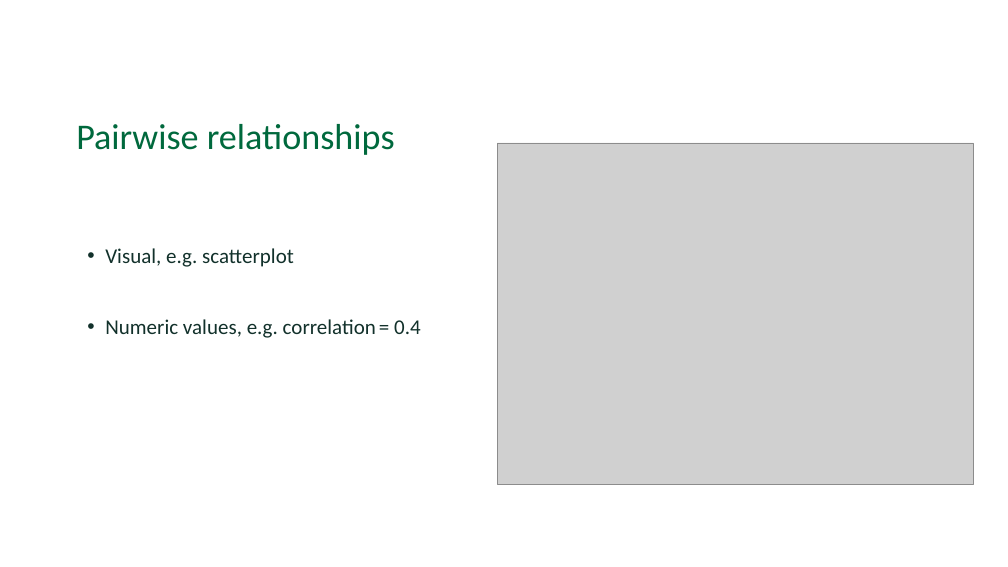
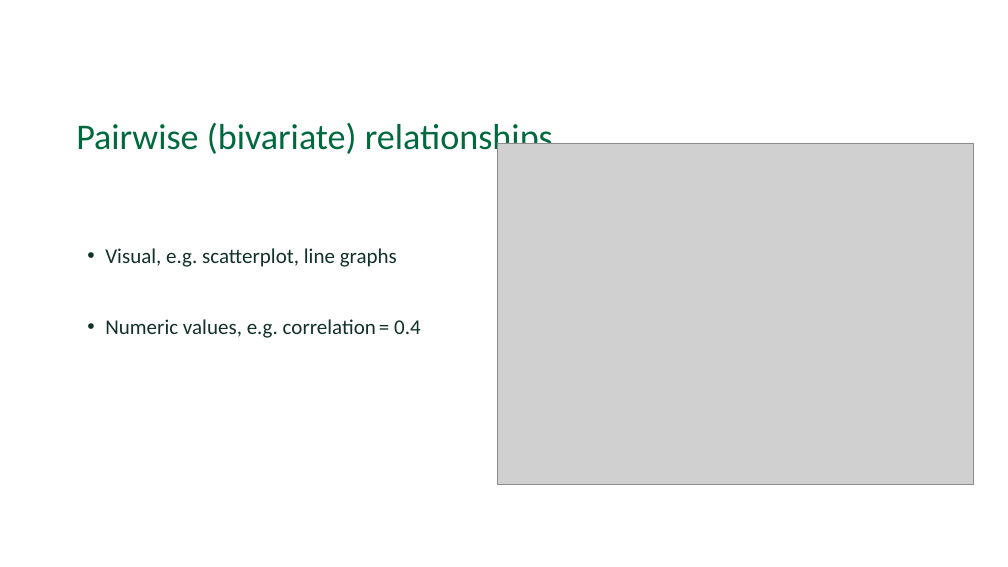
Before and after one commit to Dartmouth-Libraries/r_research-fundamentals_ws, a slide deck: slide 40 of slides/02a_Exploratory-Data-Analysis_EDA.pptx (slide 35 before the commit). Drawn at 1008x567 pixels with LibreOffice and Linux fonts; fonts in the diff are those of the drawing; grey boxes stand for pictures; background and template pictures are left out. Boxes give left, top, right and bottom in pixels: in the first picture for what was removed or moved away, otherwise in the second. Text is boxed around its words. In the diff, an @@ line names an element or a change of style, - is before the commit and + after.

Commit message:
2a EDA slide updates

```diff
--- a/slides/02a_Exploratory-Data-Analysis_EDA.pptx
+++ b/slides/02a_Exploratory-Data-Analysis_EDA.pptx
@@ text at bbox=[76, 122, 553, 158]: text changed @@
-Pairwise relationships
+Pairwise (bivariate) relationships
@@ text at bbox=[105, 248, 397, 267]: text changed @@
-  • Visual, e.g. scatterplot
+  • Visual, e.g. scatterplot, line graphs
```
Also in this commit, not shown: 7 other slides changed, 5 slides added.
